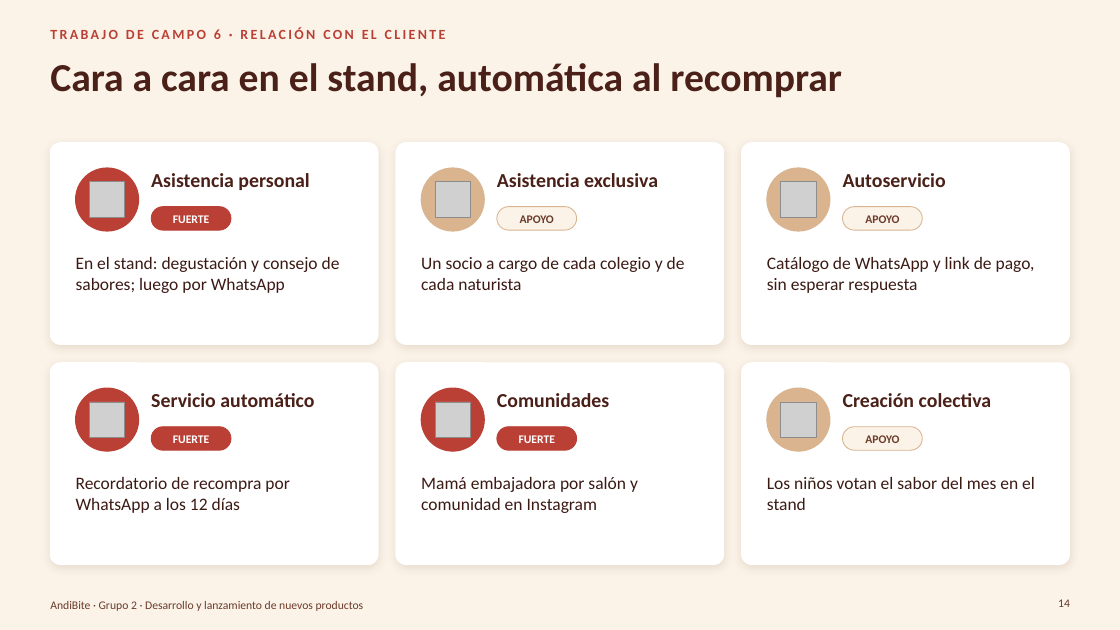
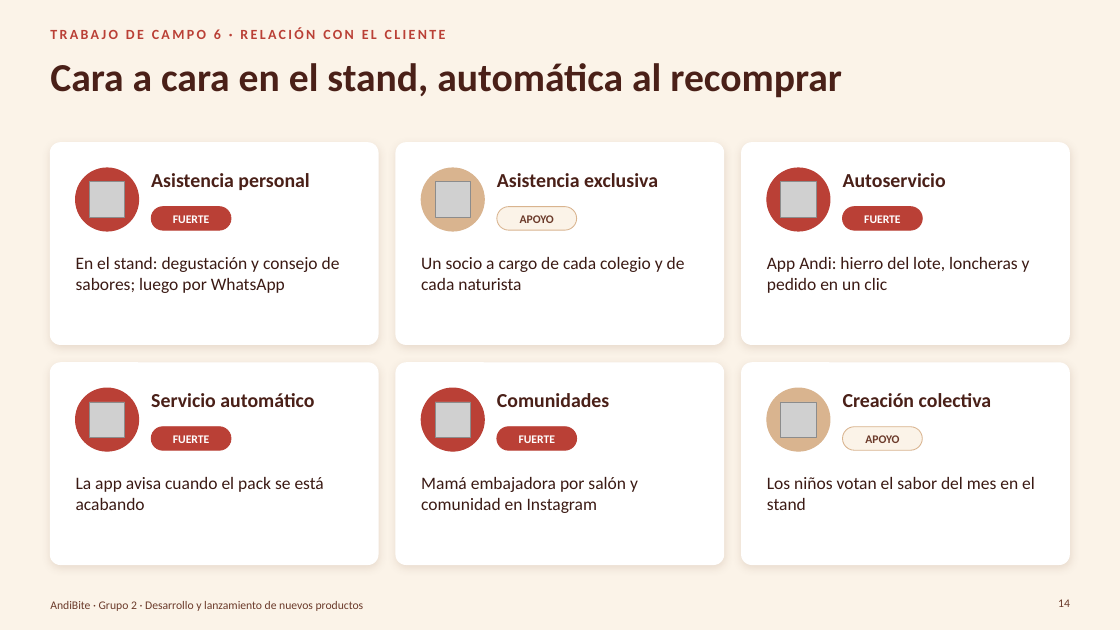
Before and after one commit to Darknow-web/Desarrollo-y-lanzamiento-de-producto-y-marca, a slide deck: slide 14 of 04-reformulacion/TC5-8/TC5-8-AndiBite.pptx. Drawn at 1120x630 pixels with LibreOffice and Linux fonts; fonts in the diff are those of the drawing; grey boxes stand for pictures; background and template pictures are left out. Boxes give left, top, right and bottom in pixels: in the first picture for what was removed or moved away, otherwise in the second. Text is boxed around its words. In the diff, an @@ line names an element or a change of style, - is before the commit and + after.

```diff
--- a/04-reformulacion/TC5-8/TC5-8-AndiBite.pptx
+++ b/04-reformulacion/TC5-8/TC5-8-AndiBite.pptx
@@ ellipse at box(767, 168, 830, 231): fill #D9B48F to #BA4036; outline #D9B48F 1 pt to #BA4036 1 pt @@
@@ rounded rectangle at box(843, 207, 923, 230): fill #FBF3E8 to #BA4036; outline #D9B48F 0.75 pt to #BA4036 0.75 pt @@
@@ text at box(864, 215, 900, 223): text changed; text colour #6B3A2A to #FFFFFF @@
-APOYO
+FUERTE
@@ text at box(767, 257, 1030, 293): text changed @@
-Catálogo de WhatsApp y link de pago, sin esperar respuesta
+App Andi: hierro del lote, loncheras y pedido en un clic
@@ text at box(76, 477, 324, 510): text changed @@
-Recordatorio de recompra por WhatsApp a los 12 días
+La app avisa cuando el pack se está acabando
```
Also in this commit, not shown: 19 other slides changed, 2 slides added, 4 other files.
